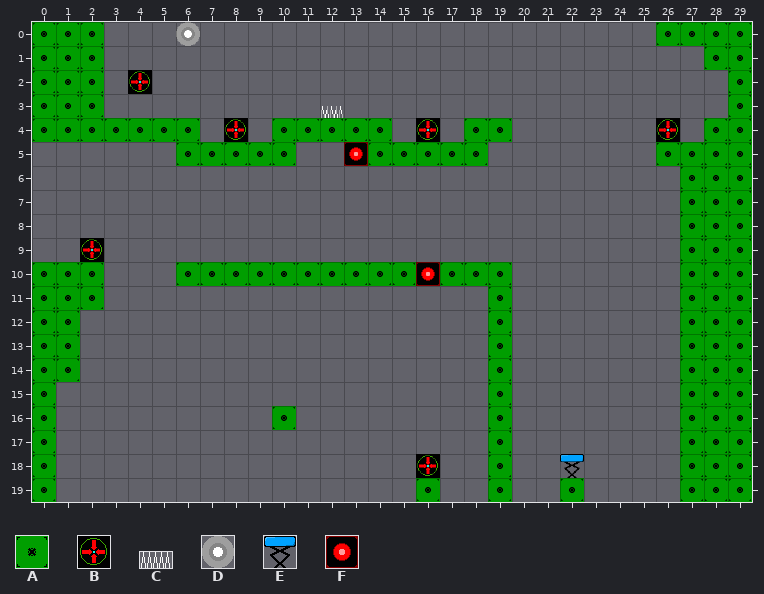
Two states of a Tiled map, tiled/maps/sectorSpecial/levelHub.tmx. Above: the version before the commit.
Cells are 32x32 px. Shown: x 0..29, y 0..19.
Key: from "Props": A 0 "Tile", B 1 "Placeholder", C 3 "Spike", D 5 "Saw", E 6 "Spring", F 8 "Laser".
_ is an empty cell.
Objects are placed by their top-left corner, in cells (3,4 is the top-left corner of cell 3,4); size is 1x1 cell unless given.
Layer "Layout" before, first column x 0:
 0 AAA_______________________AAAA
 1 AAA_________________________AA
 2 AAA__________________________A
 3 AAA__________________________A
 4 AAAAAAA___AAAAA___AA________AA
 5 ______AAAAA___AAAAA_______AAAA
 6 ___________________________AAA
 7 ___________________________AAA
 8 ___________________________AAA
 9 ___________________________AAA
10 AAA___AAAAAAAAAA_AAA_______AAA
11 AAA________________A_______AAA
12 AA_________________A_______AAA
13 AA_________________A_______AAA
14 AA_________________A_______AAA
15 A__________________A_______AAA
16 A__________________A_______AAA
17 A__________________A_______AAA
18 A__________________A_______AAA
19 A_______________A__A__A____AAA
Objects on layer "Objects" before:
D "MoverSaw" at 6,0
B "Spawnpoint" at 4,2
C "InviSpike" at 12,3.5 size 1x0.5
B "Sector" at 8,4
B "Sector" at 16,4
B "Sector" at 26,4
F "Laser" at 13,5
B "Sector" at 2,9
F "Laser" at 16,10
A "SpinningPlat" at 10,16
E "Spring" at 22,18
B "Sector" at 16,18
New version:
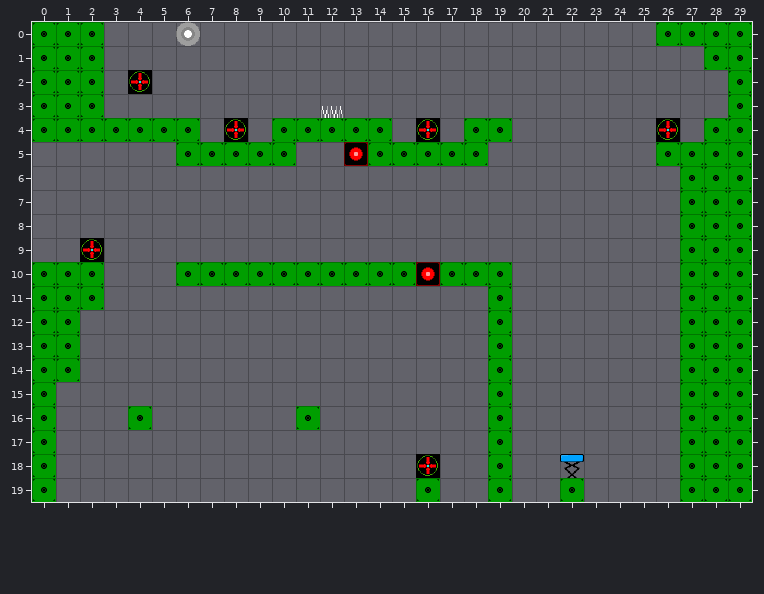
Commit message: Made level hub more navegable
Edits made:
Layer "Layout":
y 16: x 4 _ -> A
Layer "Objects":
changed: A "SpinningPlat" at 10,16 -> A "SpinningPlat" at 11,16
Changed places in both pictures, as pixel boxes (x1, y1, x2, y2):
added: (128, 406, 152, 430)
changed: (272, 406, 320, 430)
